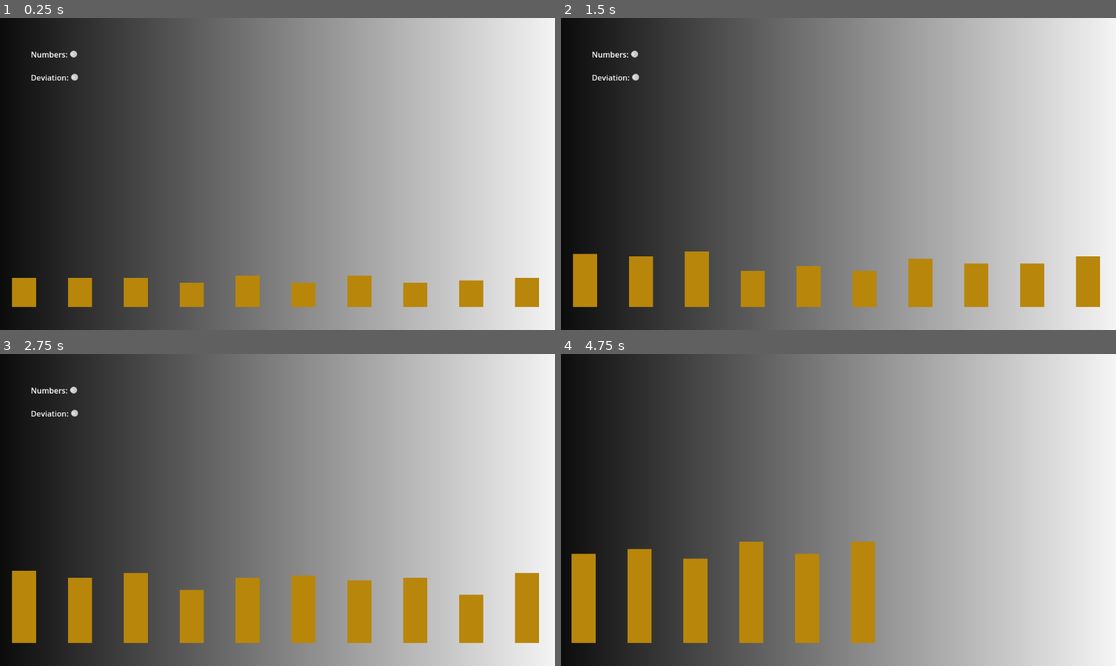
Above: before the commit, frames 1-4 (two rows, left to right).
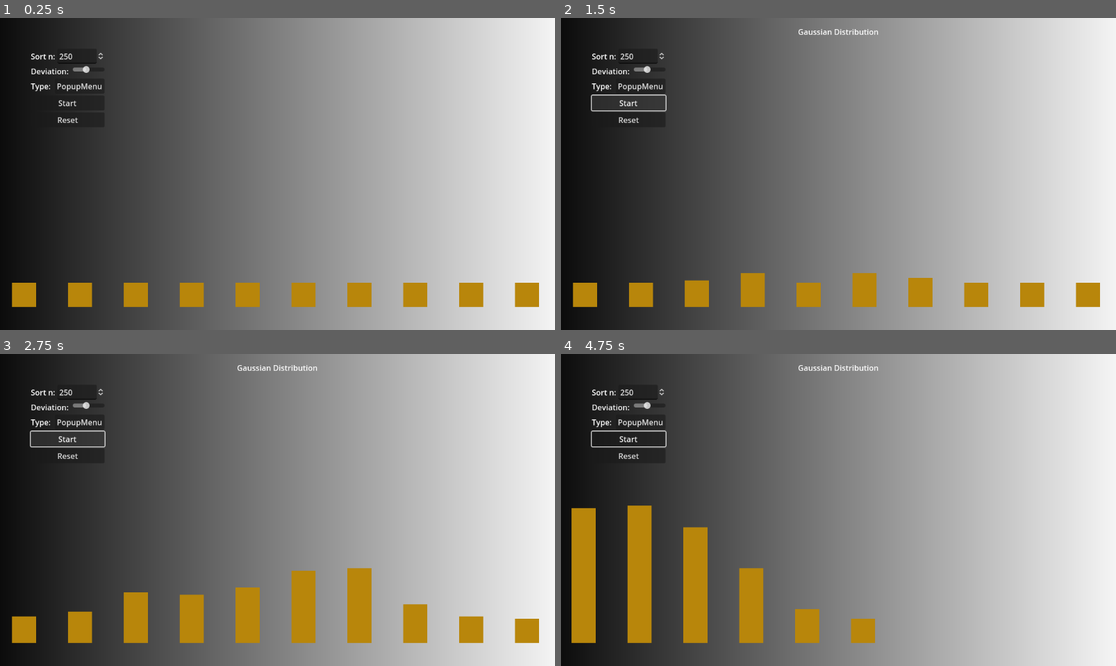
Above: after the commit, the same moments.

Repository: snymo/natureofcode
Game: Godot game, scene res://Examples/0_3/0_3_normal_distribution.tscn
The game is run twice, just before and just after one commit, with the same random seed, the same clock (stepped at 60 frames per second) and the same inputs. This scene is started directly instead of the project's main scene.
Inputs (mouse positions are in pixels of both pictures, inside the frame that each line leads up to):
- Up to frame 1 (0.25 s): no input
- Up to frame 2 (1.5 s): click (627, 120) at 0.5 s, where only the run after the commit has a clickable "Reset"; click (627, 102) at 1.25 s, where only the run after the commit has a clickable "Start"
- Up to frame 3 (2.75 s): click (66, 438) at 2 s, where only the run after the commit has a clickable "Start"
- Up to frame 4 (4.75 s): move the mouse to (960, 494) at 2.77 s; hold Right (ui_right) 2.78-3.5 s; click (960, 494) at 2.92 s; drag from (727, 525) to (810, 572) at 3.52 s; move the mouse to (894, 441) at 4.27 s; hold Right (ui_right) from 4.28 s (still down); click (894, 441) at 4.42 s

The runs differ from the first frame. In frame 1, 1.1% of the frame differs, in the area x 2-98%, y 10-85%; in frame 2, 3.5%; in frame 3, 4.0%; in frame 4, 4.7%, in the area x 1-58%, y 3-85%.

Commit message:
Updated distributions
User can select type from PopupMenu button.

Diff:
--- a/Examples/0_3/0_3_normal_distribution.gd
+++ b/Examples/0_3/0_3_normal_distribution.gd
@@ -2,6 +2,10 @@
 @onready var background = $BackgroundSprite
 @onready var camera = $Camera2D
 @onready var start_position = $StartPosition
+@onready var spin_box = $CanvasLayer/GUI/MarginContainer/VBoxContainer/HBoxContainer/SpinBox
+@onready var dev_slider = $CanvasLayer/GUI/MarginContainer/VBoxContainer/HBoxContainer3/HSlider
+@onready var gui = $CanvasLayer/GUI
+@onready var sort_label = $CanvasLayer/GUI/SortLabel
 
 # TODO
 # Make 10 pillars in a line
@@ -14,12 +18,16 @@
 var step_time: float = 0.0 # Current time. Increases to step_size
 var sorting_complete: bool = false
 var sort_number: int = 500 # How many numbers to generate and sort.
+var sorting: bool = false
+var sort_type: String = "gaussian"
+var standard_dev: float = 15.0 # Standard deviation used
 
 # Column variables
 var start_vector: Vector2
 var columns: Array = []
 var column_values: Array = [0,0,0,0,0,0,0,0,0,0]
 var margin: float = 116.0
+var increase_value: float = 0.1
 
 # Numbers
 var num_array: Array = []
@@ -43,32 +51,101 @@
 		add_child(newcolumn)
 		columns.append(newcolumn)
 
-	var rng = RandomNumberGenerator.new()
-	rng.randomize()
-	for i in range(sort_number):
-		num_array.append(rng.randi_range(0,100))
-
 func _process(delta):
 	step_time += delta
 
 	if camera:
 		background.global_position = camera.get_screen_center_position()
 
-	if step_time > step_size:
-		step_time = 0
-		# Add a number to a column
-		if num_array.size() > 0:
-			var nn = num_array[-1]
-			num_array.pop_back()
-			var num_pos = floori(nn / 10)
-			if num_pos == 10: # Handle exactly 100
-				column_values[9] += 1
-				columns[9].scale.y += 0.1
+	if sorting:
+		if step_time > step_size:
+			step_time = 0
+			# Add a number to a column
+			if num_array.size() > 0:
+				var nn = num_array[-1]
+				num_array.pop_back()
+				var num_pos = floori(nn / 10)
+				if num_pos == 10: # Handle exactly 100
+					column_values[9] += 1
+					columns[9].scale.y += increase_value
+				else:
+					column_values[num_pos] += 1
+					columns[num_pos].scale.y += increase_value
+				print(str(column_values) + " -> "+str(nn)+" index: "+str(num_pos))
 			else:
-				column_values[num_pos] += 1
-				columns[num_pos].scale.y += 0.1
-			print(str(column_values) + " -> "+str(nn)+" index: "+str(num_pos))
-		else:
-			if not sorting_complete:
-				print("Current sort complete!")
-				sorting_complete = true
+				if not sorting_complete:
+					print("Current sort complete!")
+					sorting_complete = true
+
+func generate_numbers(num_int: int, sort_name: String = "none") -> void:
+	num_array.clear()
+	var rng = RandomNumberGenerator.new()
+	rng.randomize()
+	match sort_type:
+		"none":  # Uniform distribution
+			sort_label.text = "Uniform Distribution"
+			for i in range(sort_number):
+				num_array.append(rng.randi_range(0,100))
+
+		"gaussian":  # Normal distribution
+			sort_label.text = "Gaussian Distribution"
+			for i in range(sort_number):
+				var ii = floor(rng.randfn(50, standard_dev))
+				ii = clampi(ii, 0, 100)
+				num_array.append(ii)
+
+		"bimodal":  # Two peaks
+			sort_label.text = "Bimodal Distribution"
+			for i in range(sort_number):
+				var peak = rng.randi() % 2
+				if peak == 0:
+					num_array.append(clampi(floor(rng.randfn(25, 10)), 0, 100))
+				else:
+					num_array.append(clampi(floor(rng.randfn(75, 10)), 0, 100))
+
+		"exponential":  # Higher numbers are rarer
+			sort_label.text = "Exponential Distribution"
+			for i in range(sort_number):
+				var ii = -log(1 - rng.randf()) * 20  # Adjust 20 to control spread
+				ii = clampi(floor(ii), 0, 100)
+				num_array.append(ii)
+
+		"triangular":  # Linear increase then decrease
+			sort_label.text = "Triangular Distribution"
+			for i in range(sort_number):
+				num_array.append(clampi(floor(rng.randf_range(0, 100) + rng.randf_range(0, 100)) / 2, 0, 100))
+
+func _on_start_button_button_up():
+	sorting = true
+	sort_number = spin_box.value
+	generate_numbers(sort_number, sort_type)
+
+func _on_reset_button_button_up():
+	sorting = false
+	num_array.clear()
+	for c in columns:
+		c.scale.y = 1
+	dev_slider.set_value_no_signal(15)
+
+
+func _on_popup_menu_id_pressed(id):
+	match id:
+		1:
+			sort_type = "none"
+			print("Sort type is: "+sort_type)
+		2:
+			sort_type = "gaussian"
+			print("Sort type is: "+sort_type)
+		3:
+			sort_type = "bimodal"
+			print("Sort type is: "+sort_type)
+		4:
+			sort_type = "exponential"
+			print("Sort type is: "+sort_type)
+		5:
+			sort_type = "triangular"
+			print("Sort type is: "+sort_type)
+
+func _on_h_slider_drag_ended(value_changed):
+	standard_dev = floor(dev_slider.value)
+	print("Standard deviation: "+str(standard_dev))
--- a/Examples/0_3/0_3_normal_distribution.tscn
+++ b/Examples/0_3/0_3_normal_distribution.tscn
@@ -15,13 +15,13 @@
 anchor_mode = 0
 script = ExtResource("2_c0l17")
 
-[node name="BackgroundSprite" type="Sprite2D" parent="."]
-texture = SubResource("GradientTexture1D_vg2sk")
-
 [node name="StartPosition" type="Marker2D" parent="."]
 position = Vector2(50, 600)
 
-[node name="GUI" type="Control" parent="."]
+[node name="CanvasLayer" type="CanvasLayer" parent="."]
+
+[node name="GUI" type="Control" parent="CanvasLayer"]
+top_level = true
 layout_mode = 3
 anchors_preset = 15
 anchor_right = 1.0
@@ -31,42 +31,101 @@
 size_flags_horizontal = 3
 size_flags_vertical = 3
 
-[node name="MarginContainer" type="MarginContainer" parent="GUI"]
+[node name="MarginContainer" type="MarginContainer" parent="CanvasLayer/GUI"]
 layout_mode = 1
-offset_right = 435.0
-offset_bottom = 220.0
+offset_right = 1152.0
+offset_bottom = 647.0
 theme_override_constants/margin_left = 64
 theme_override_constants/margin_top = 64
 theme_override_constants/margin_right = 64
 theme_override_constants/margin_bottom = 64
 
-[node name="VBoxContainer" type="VBoxContainer" parent="GUI/MarginContainer"]
+[node name="VBoxContainer" type="VBoxContainer" parent="CanvasLayer/GUI/MarginContainer"]
 layout_mode = 2
 size_flags_horizontal = 0
 
-[node name="HBoxContainer" type="HBoxContainer" parent="GUI/MarginContainer/VBoxContainer"]
+[node name="HBoxContainer" type="HBoxContainer" parent="CanvasLayer/GUI/MarginContainer/VBoxContainer"]
 layout_mode = 2
 
-[node name="Numbers" type="Label" parent="GUI/MarginContainer/VBoxContainer/HBoxContainer"]
+[node name="Numbers" type="Label" parent="CanvasLayer/GUI/MarginContainer/VBoxContainer/HBoxContainer"]
 layout_mode = 2
 size_flags_horizontal = 0
-text = "Numbers:"
+text = "Sort n:"
 
-[node name="HSlider" type="HSlider" parent="GUI/MarginContainer/VBoxContainer/HBoxContainer"]
+[node name="SpinBox" type="SpinBox" parent="CanvasLayer/GUI/MarginContainer/VBoxContainer/HBoxContainer"]
 layout_mode = 2
 size_flags_horizontal = 3
-size_flags_vertical = 4
+min_value = 1.0
+max_value = 500.0
+value = 250.0
 
-[node name="HBoxContainer2" type="HBoxContainer" parent="GUI/MarginContainer/VBoxContainer"]
+[node name="HBoxContainer3" type="HBoxContainer" parent="CanvasLayer/GUI/MarginContainer/VBoxContainer"]
 layout_mode = 2
-size_flags_vertical = 3
 
-[node name="Distribution" type="Label" parent="GUI/MarginContainer/VBoxContainer/HBoxContainer2"]
+[node name="Numbers" type="Label" parent="CanvasLayer/GUI/MarginContainer/VBoxContainer/HBoxContainer3"]
 layout_mode = 2
 size_flags_horizontal = 0
-text = "Deviation:"
+text = "Deviation: "
 
-[node name="HSlider2" type="HSlider" parent="GUI/MarginContainer/VBoxContainer/HBoxContainer2"]
+[node name="HSlider" type="HSlider" parent="CanvasLayer/GUI/MarginContainer/VBoxContainer/HBoxContainer3"]
 layout_mode = 2
 size_flags_horizontal = 3
-size_flags_vertical = 4
+min_value = 5.0
+max_value = 30.0
+value = 15.0
+
+[node name="HBoxContainer2" type="HBoxContainer" parent="CanvasLayer/GUI/MarginContainer/VBoxContainer"]
+layout_mode = 2
+
+[node name="Distribution" type="Label" parent="CanvasLayer/GUI/MarginContainer/VBoxContainer/HBoxContainer2"]
+layout_mode = 2
+size_flags_horizontal = 0
+text = "Type: "
+
+[node name="MenuBar" type="MenuBar" parent="CanvasLayer/GUI/MarginContainer/VBoxContainer/HBoxContainer2"]
+layout_mode = 2
+size_flags_horizontal = 3
+tooltip_text = "Select the type of sorting algorithm to use."
+
+[node name="PopupMenu" type="PopupMenu" parent="CanvasLayer/GUI/MarginContainer/VBoxContainer/HBoxContainer2/MenuBar"]
+item_count = 5
+item_0/text = "Gaussian"
+item_0/id = 2
+item_1/text = "None"
+item_1/id = 1
+item_2/text = "Bimodal"
+item_2/id = 3
+item_3/text = "Exponential"
+item_3/id = 4
+item_4/text = "Triangular"
+item_4/id = 5
+
+[node name="StartButton" type="Button" parent="CanvasLayer/GUI/MarginContainer/VBoxContainer"]
+layout_mode = 2
+tooltip_text = "Start sorting."
+text = "Start"
+
+[node name="ResetButton" type="Button" parent="CanvasLayer/GUI/MarginContainer/VBoxContainer"]
+layout_mode = 2
+tooltip_text = "Reset all variables and columns."
+text = "Reset"
+
+[node name="SortLabel" type="Label" parent="CanvasLayer/GUI"]
+layout_mode = 1
+anchors_preset = 5
+anchor_left = 0.5
+anchor_right = 0.5
+offset_left = -62.0
+offset_top = 17.0
+offset_right = 62.0
+offset_bottom = 40.0
+grow_horizontal = 2
+size_flags_horizontal = 4
+
+[node name="BackgroundSprite" type="Sprite2D" parent="."]
+texture = SubResource("GradientTexture1D_vg2sk")
+
+[connection signal="drag_ended" from="CanvasLayer/GUI/MarginContainer/VBoxContainer/HBoxContainer3/HSlider" to="." method="_on_h_slider_drag_ended"]
+[connection signal="id_pressed" from="CanvasLayer/GUI/MarginContainer/VBoxContainer/HBoxContainer2/MenuBar/PopupMenu" to="." method="_on_popup_menu_id_pressed"]
+[connection signal="button_up" from="CanvasLayer/GUI/MarginContainer/VBoxContainer/StartButton" to="." method="_on_start_button_button_up"]
+[connection signal="button_up" from="CanvasLayer/GUI/MarginContainer/VBoxContainer/ResetButton" to="." method="_on_reset_button_button_up"]
--- a/GeneralScripts/camera_2d_all_purpose.gd
+++ b/GeneralScripts/camera_2d_all_purpose.gd
@@ -17,9 +17,17 @@
 
 func _unhandled_input(event):
 	if event is InputEventMouseButton:
-		if event.button_index == MOUSE_BUTTON_WHEEL_UP:
-			zoom = zoom.lerp(zoom * 1.1, zoom_speed)
+		if event.button_index == MOUSE_BUTTON_WHEEL_UP or event.button_index == MOUSE_BUTTON_WHEEL_DOWN:
+			var mouse_pos = get_viewport().get_mouse_position()
+			var old_zoom = zoom
+
+			if event.button_index == MOUSE_BUTTON_WHEEL_UP:
+				zoom = zoom.lerp(zoom * 1.1, zoom_speed)
+			else:
+				zoom = zoom.lerp(zoom * 0.9, zoom_speed)
 			zoom = zoom.clamp(Vector2(min_zoom, min_zoom), Vector2(max_zoom, max_zoom))
-		elif event.button_index == MOUSE_BUTTON_WHEEL_DOWN:
-			zoom = zoom.lerp(zoom * 0.9, zoom_speed)
-			zoom = zoom.clamp(Vector2(min_zoom, min_zoom), Vector2(max_zoom, max_zoom))
+
+			var viewport_size = get_viewport().get_visible_rect().size
+			var offset = mouse_pos - (viewport_size / 2)
+			var zoom_factor = Vector2.ONE / old_zoom - Vector2.ONE / zoom
+			position += offset * zoom_factor
